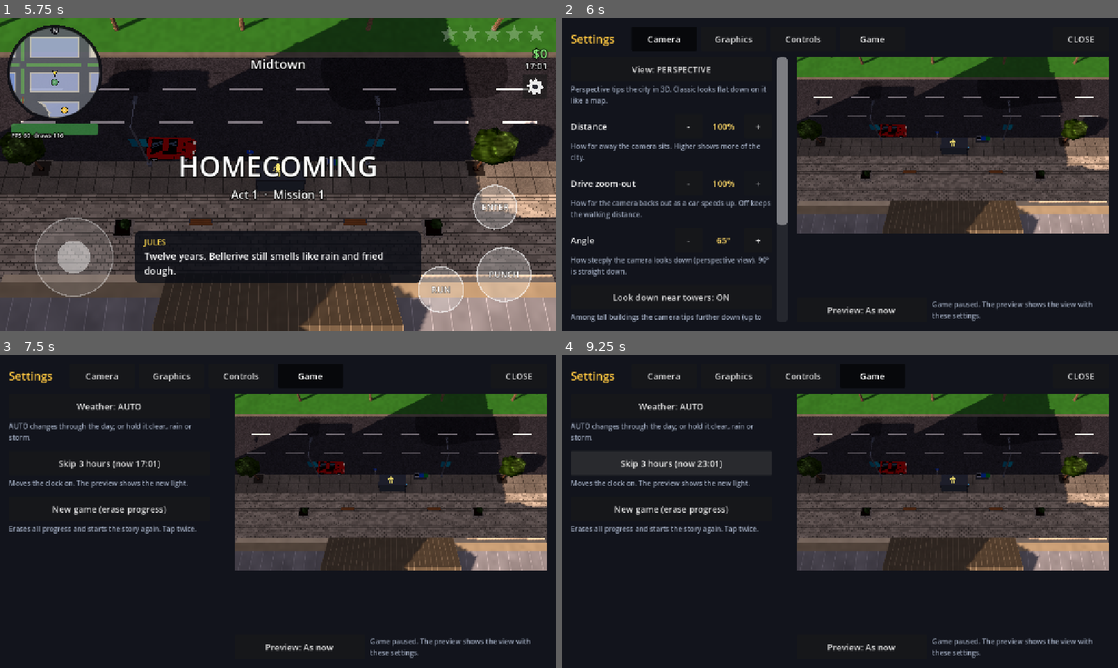
Above: before the commit, frames 1-4 (two rows, left to right).
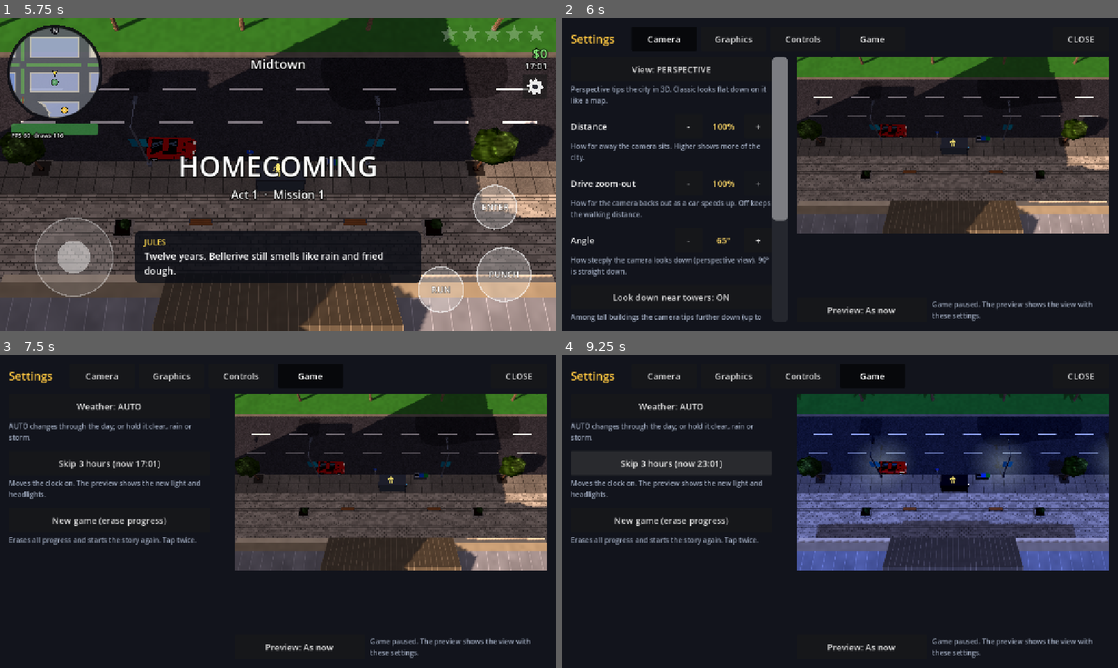
Above: after the commit, the same moments.

Repository: sachinpant3572/privateRepo
Game: Godot game, scene res://main.tscn
Two runs of this game, one before a commit and one after it. Both use one fixed random seed, a clock stepped at 60 frames per second and the inputs below.
Inputs (mouse positions are in pixels of both pictures, inside the frame that each line leads up to):
- Up to frame 1 (5.75 s): tap Enter at 0.5, 2, 3.5 s; drag from (55, 74) to (333, 105) at 0.52 s; tap Space (attack) at 1.25, 2.75, 4.25 s; drag from (278, 174) to (250, 237) at 1.27 s; move the mouse to (333, 105) at 2.02 s; hold D (move_right) 2.03-2.75 s; tap E (interact) at 2.1 s; drag from (250, 237) to (111, 127) at 2.77 s; move the mouse to (444, 221) at 3.52 s; hold A (move_left) 3.53-4.25 s; tap J at 3.6 s; drag from (111, 127) to (194, 96) at 4.27 s; move the mouse to (305, 174) at 5.02 s; hold S (move_down) from 5.03 s (still down); tap M at 5.1 s; click (305, 174) at 5.17 s
- Up to frame 2 (6 s): release S (move_down) at 5.75 s; click (1095, 86) at 5.75 s
- Up to frame 3 (7.5 s): click "Camera" at 6.5 s; click "Game" at 7.25 s
- Up to frame 4 (9.25 s): click "Skip 3 hours (now 17:01)" at 8 s; click "Skip 3 hours (now 20:01)" at 8.75 s

Frame 1 is identical in both runs. In frame 2, 0.5% of the frame differs, in the area x 37-41%, y 12-67%; in frame 3, 1.4%; in frame 4, 29%, in the area x 1-99%, y 12-69%.

Commit message:
0.19 review fixes: paused settings preview shows clock, weather, streets and headlights
The world stays paused while Settings is open, so the page re-applies the
light, refits shadows, builds the streets the camera frames and refreshes
headlights every 0.25 s; weather picked while paused changes at once.
Wider scrollbar, honest hints for turn, look-down and FPS limits, version
0.19.

Co-Authored-By: Claude Opus 5.5 <noreply@anthropic.com>
Claude-Session: https://claude.ai/code/session_01XUeimCS4fFEoMDQrXPwrRW

Diff:
--- a/game/scripts/main.gd
+++ b/game/scripts/main.gd
@@ -129,7 +129,8 @@
 	var w: String = settings.get("weather", "auto")
 	atmosphere.weather_changes = w == "auto"
 	if w != "auto":
-		atmosphere.set_weather(w)
+		# Paused (the settings page), it changes at once so the preview shows it.
+		atmosphere.set_weather(w, get_tree().paused)
 	var persp: bool = str(settings.get("view", "perspective")) != "classic"
 	camera.perspective = persp
 	atmosphere.set_view(persp)
--- a/game/scripts/phone.gd
+++ b/game/scripts/phone.gd
@@ -323,7 +323,7 @@
 static func touch_scroll(scroll: ScrollContainer) -> void:
 	scroll.scroll_deadzone = 12
 	var bar := scroll.get_v_scroll_bar()
-	bar.custom_minimum_size = Vector2(26, 0)
+	bar.custom_minimum_size = Vector2(36, 0)
 	var track := StyleBoxFlat.new()
 	track.bg_color = Color(1, 1, 1, 0.08)
 	track.set_corner_radius_all(10)
--- a/game/scripts/settings_screen.gd
+++ b/game/scripts/settings_screen.gd
@@ -23,6 +23,7 @@
 var _back: Button
 var _drive_b: Button
 var _cam_mode := Node.PROCESS_MODE_INHERIT
+var _world_tick := 0.0
 
 
 func _ready() -> void:
@@ -116,6 +117,8 @@
 ## BACK (to the phone's apps) or CLOSE (from the gear).
 func show_page(back := "BACK") -> void:
 	_back.text = back
+	if visible:
+		return
 	visible = true
 	var cam = phone.game.camera
 	if cam != null:
@@ -128,6 +131,7 @@
 	get_viewport().disable_3d = true
 	_preview_driving(false)
 	_follow()
+	_refresh_world()
 	show_tab(tab)
 
 
@@ -143,9 +147,27 @@
 	get_viewport().disable_3d = false
 
 
-func _process(_delta: float) -> void:
-	if visible:
-		_follow()
+func _process(delta: float) -> void:
+	if not visible:
+		return
+	_follow()
+	_world_tick -= delta
+	if _world_tick <= 0.0:
+		_world_tick = 0.25
+		_refresh_world()
+
+
+## The game is paused, so the page keeps up to date what the preview shows:
+## the light after a clock skip, the shadows' reach, the streets a wider view
+## takes in (built at once) and the headlights.
+func _refresh_world() -> void:
+	var game = phone.game
+	if game.atmosphere != null:
+		game.atmosphere._apply(0.0)
+		game.atmosphere._fit_shadows()
+	if game.city != null and game.camera != null:
+		game.city.stream_now(game.camera.stream_point())
+	get_tree().call_group("vehicles", "update_beams")
 
 
 ## The preview camera copies the game camera, so it shows just what the
@@ -231,14 +253,14 @@
 		s["auto_tilt"] = not cam.auto_tilt
 		game.apply_settings()
 		tilt_b.text = _tilt_label())
-	_row(tilt_b, "Among tall buildings the camera tips further down (up to 85°) so towers don't hide you or the street, then goes back to your Angle. OFF keeps your Angle always.")
+	_row(tilt_b, "Among tall buildings the camera tips further down (up to 85°) so towers don't hide you or the street, then goes back to your Angle. OFF keeps your Angle always. Shows among towers.")
 	var turn_b: Button = phone._button(_turn_label(), Callable())
 	turn_b.pressed.connect(func():
 		# Follow -> 90° turns -> North up -> Follow.
 		s["camera_turn"] = "car" if not cam.turn_view else "north" if cam.turn_steps else "steps"
 		game.apply_settings()
 		turn_b.text = _turn_label())
-	_row(turn_b, "Follow: the view turns with the car and your walk. 90° turns: only when you turn a whole corner. North up: never turns.")
+	_row(turn_b, "Follow: the view turns with the car and your walk. 90° turns: only when you turn a whole corner. North up: never turns. Shows once you move.")
 	var reset_b: Button = phone._button("Reset camera", Callable())
 	reset_b.pressed.connect(func():
 		s["angle"] = cam.PITCH_LOW
@@ -264,7 +286,7 @@
 	_row(phone._toggle("Shadows", s.get("shadows", true), func(on): s["shadows"] = on; game.apply_settings()),
 		"Sun shadows. OFF runs faster.")
 	_row(_stepper("FPS limit", "fps_limit", game.FPS_LIMITS, func(): return game.fps_limit(), func(v): return str(v)),
-		"The most frames a second the game draws. Lower saves battery and heat; your screen may hold it lower.")
+		"The most frames a second the game draws. Lower saves battery and heat. 30, 60 and 120 run smoothest on a 120 Hz screen; 75 and 90 can judder there.")
 	_row(phone._toggle("Show FPS", s.get("show_fps", true), func(on): s["show_fps"] = on; game.apply_settings()),
 		"The frame counter in the corner.")
 
@@ -294,7 +316,7 @@
 	tb.pressed.connect(func():
 		game.atmosphere.hour = fmod(game.atmosphere.hour + 3.0, 24.0)
 		tb.text = "Skip 3 hours (now %s)" % game.atmosphere.clock_text())
-	_row(tb, "Moves the clock on. The preview shows the new light.")
+	_row(tb, "Moves the clock on. The preview shows the new light and headlights.")
 	var reset: Button = phone._button("New game (erase progress)", Callable())
 	reset.pressed.connect(func():
 		if reset.text.begins_with("Tap again"):
--- a/game/scripts/top_down_camera.gd
+++ b/game/scripts/top_down_camera.gd
@@ -43,7 +43,7 @@
 ## that keeps the player and the ground round the view in sight. They run
 ## from `base_pitch` (Settings > Angle, PITCH_LOW by default) up to
 ## PITCH_TALL in 5 degree steps, or are `base_pitch` alone with Settings >
-## Tilt near towers off.
+## Look down near towers off.
 const ANGLES := [40.0, 45.0, 50.0, 55.0, 60.0, 65.0, 70.0, 75.0, 80.0, 85.0, 90.0]
 var base_pitch := PITCH_LOW
 var auto_tilt := true
@@ -499,7 +499,7 @@
 	return axes[0] * across + axes[1] * up
 
 
-## Sets Settings > Angle and Tilt near towers, starting the pitch over from
+## Sets Settings > Angle and Look down near towers, starting the pitch over from
 ## the new angle (it eases there).
 func set_angle(pitch: float, tilt: bool) -> void:
 	if is_equal_approx(pitch, base_pitch) and tilt == auto_tilt:
--- a/game/scripts/vehicle.gd
+++ b/game/scripts/vehicle.gd
@@ -785,6 +785,12 @@
 		if _smoke_time <= 0.0:
 			_smoke_time = 0.35 if not wrecked else 0.2
 			Fx.smoke(global_transform * Vector3(0, 1.0, -_size.z * 0.3), 0.9 if not wrecked else 1.4)
+	update_beams()
+
+
+## Headlights on at night while someone drives (or the car is out on a job);
+## also called by the settings preview, which runs with the game paused.
+func update_beams() -> void:
 	if _beams != null:
 		_beams.visible = not wrecked and (driver != Driver.NONE or _deployed) and _game != null and _game.atmosphere.night_amount() > 0.05
 
--- a/game/tests/test_runner.gd
+++ b/game/tests/test_runner.gd
@@ -1364,7 +1364,7 @@
 	for b in page._list.find_children("*", "BaseButton", true, false) + phone._body.find_children("*", "BaseButton", true, false):
 		if b.mouse_filter != Control.MOUSE_FILTER_PASS:
 			stops += 1
-	_check(stops == 0 and page._scroll.get_v_scroll_bar().custom_minimum_size.x >= 26 and page._scroll.scroll_deadzone > 0, "list buttons pass drags to their scroll, which has a wide bar")
+	_check(stops == 0 and page._scroll.get_v_scroll_bar().custom_minimum_size.x >= 36 and page._scroll.scroll_deadzone > 0, "list buttons pass drags to their scroll, which has a wide bar")
 	await _idle(2)
 	var db = _find_button(page._list, "Detail: ")
 	# Window pixels (the headless window is tiny and stretched).
@@ -1374,6 +1374,46 @@
 	await _tap(at, true)
 	_check(game.settings["detail"] == "low", "a drag that scrolls the list does not")
 	await _tap(at, false)
+	# The game stays paused, so the page keeps the preview's world current:
+	# the light and headlights after a clock skip, the weather at once and
+	# the streets a wider view takes in.
+	var atm = game.atmosphere
+	atm.hour = 12.0
+	await _idle(20)
+	var day_sun: float = atm.sun.light_energy
+	var car = Vehicle.new()
+	car.kind = "sedan"
+	game.add_child(car)
+	car.global_position = game.player.global_position + Vector3(8, 0, 0)
+	car.driver = Vehicle.Driver.PLAYER
+	await _idle(2)
+	var lit: bool = car._beams.visible
+	page.show_tab("Game")
+	for i in 4:
+		_find_button(page._list, "Skip 3 hours").pressed.emit()
+	await _idle(20)
+	_check(get_tree().paused and atm.hour == 0.0 and not is_equal_approx(atm.sun.light_energy, day_sun) and not lit and car._beams.visible, "skipping to midnight while paused relights the preview and turns the headlights on")
+	car.queue_free()
+	var weather_was = game.settings.get("weather", "auto")
+	var wb = _find_button(page._list, "Weather: ")
+	while not wb.text.ends_with("RAIN"):
+		wb.pressed.emit()
+	_check(is_equal_approx(atm.rain, 0.6) and is_equal_approx(atm.clouds, 0.85), "Weather rain shows at once in the paused preview (rain %.2f)" % atm.rain)
+	game.settings["weather"] = weather_was
+	page.show_tab("Camera")
+	game.settings["zoom"] = 1.3
+	game.apply_settings()
+	page._preview_driving(true)
+	await _idle(90)
+	var missing := 0
+	for c in game.city._cells_near(cam.stream_point(), game.city.get_script().LOAD_RADIUS):
+		if not game.city._loaded.has(c):
+			missing += 1
+	_check(missing == 0, "zoomed out and driving fast, the paused preview builds the streets it frames (%d missing)" % missing)
+	page._preview_driving(false)
+	game.settings["zoom"] = 1.0
+	game.apply_settings()
+	atm.hour = 12.0
 	# BACK, from the phone's own Settings app, returns to the apps.
 	phone.close()
 	phone.open()
Not shown, changed: HANDOFF-settings.md
